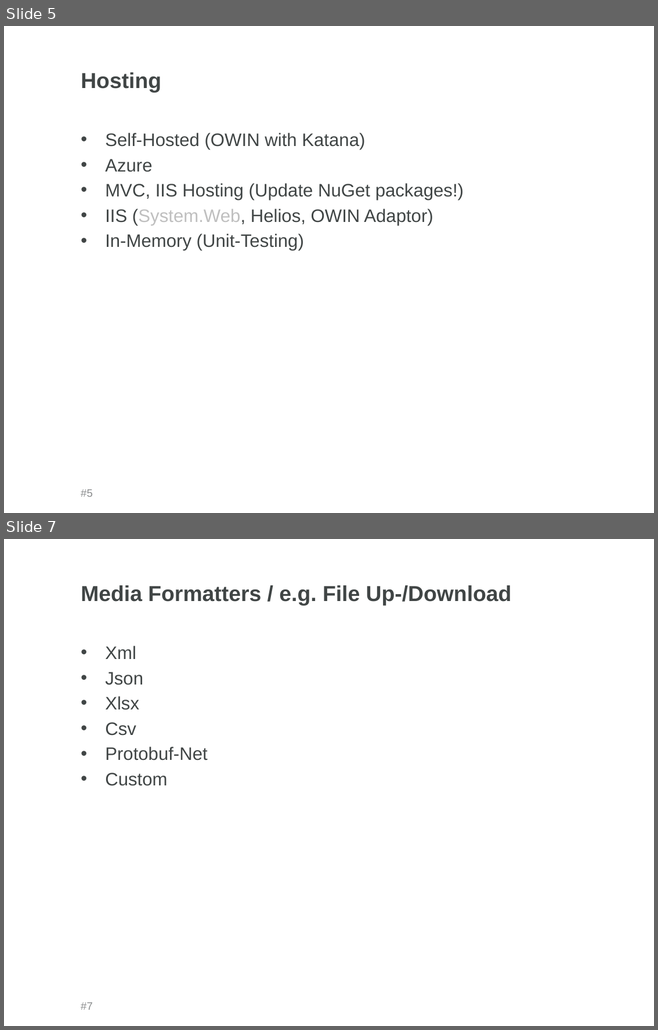
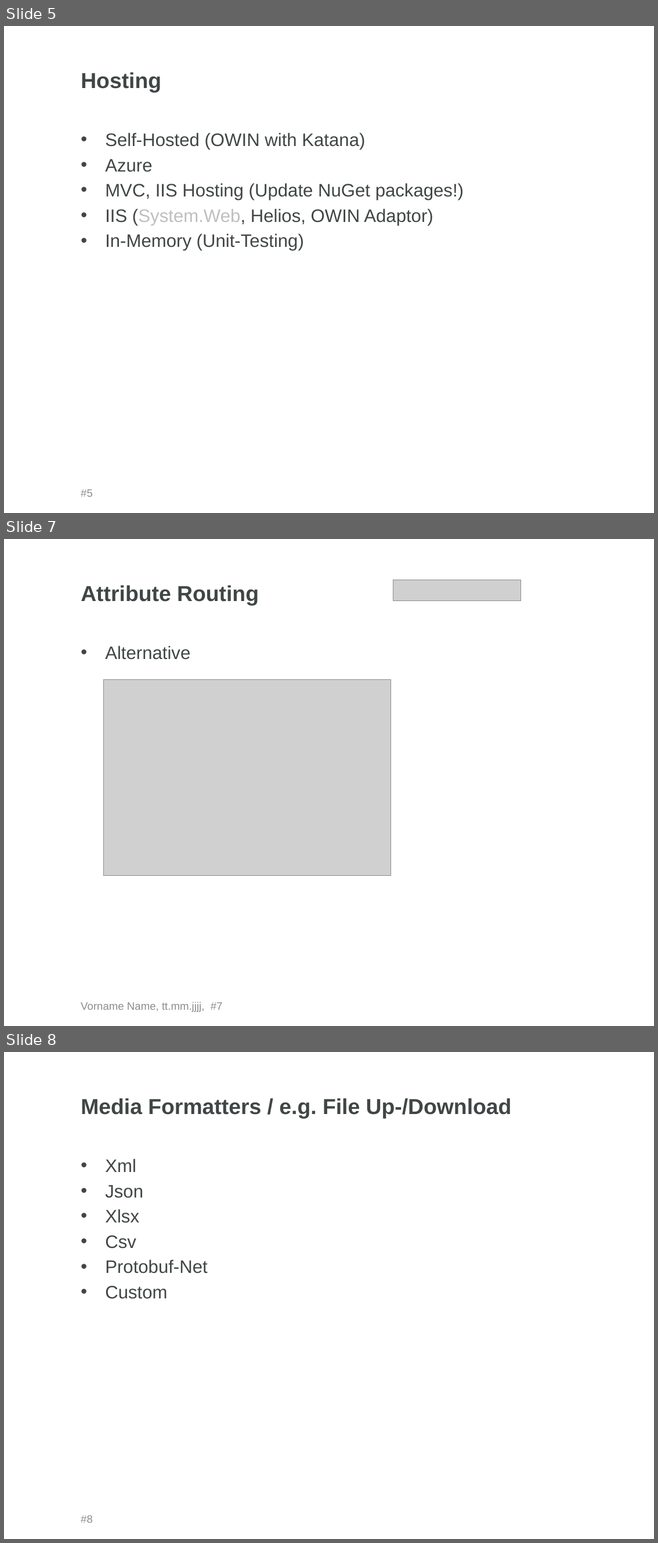
Before and after one commit to rfe-nosi/WebAPI, a slide deck: WebAPI_Short.pptx. Shown one above the other, each under a label of ours: slides 5 and 7 before the commit, slides 5, 7 and 8 after it; the slides between them are not shown. The pictures are 658x1030 and 658x1543 pixels, drawn with LibreOffice and Linux fonts; fonts in the diff are those of the drawing; grey boxes stand for pictures; background and template pictures are left out. Boxes give left, top, right and bottom in pixels: in the first picture for what was removed or moved away, otherwise in the second. Text is boxed around its words. In the diff, an @@ line names an element or a change of style, - is before the commit and + after.

```diff
--- a/WebAPI_Short.pptx
+++ b/WebAPI_Short.pptx
@@ slide 7 added at <box>4,539,654,1026</box>, background #FFFFFF @@
@@ title added at <box>81,585,259,606</box>, 24 pt, text #404545, bold @@
+Attribute Routing
@@ picture added at <box>393,580,520,600</box> @@
@@ text added at <box>105,646,190,660</box>, 20 pt, text #404545 @@
+• Alternative
@@ picture added at <box>104,679,391,875</box> @@
@@ text added at <box>81,1002,223,1012</box>, 12 pt, text #8B8D8E @@
+Vorname Name, tt.mm.jjjj, #7
@@ what was slide 7 is now slide 8 @@
@@ page number at <box>81,1515,93,1523</box>: text changed @@
-#7
+#8
```
Also in this commit, not shown: 1 slide changed, 2 other files.
